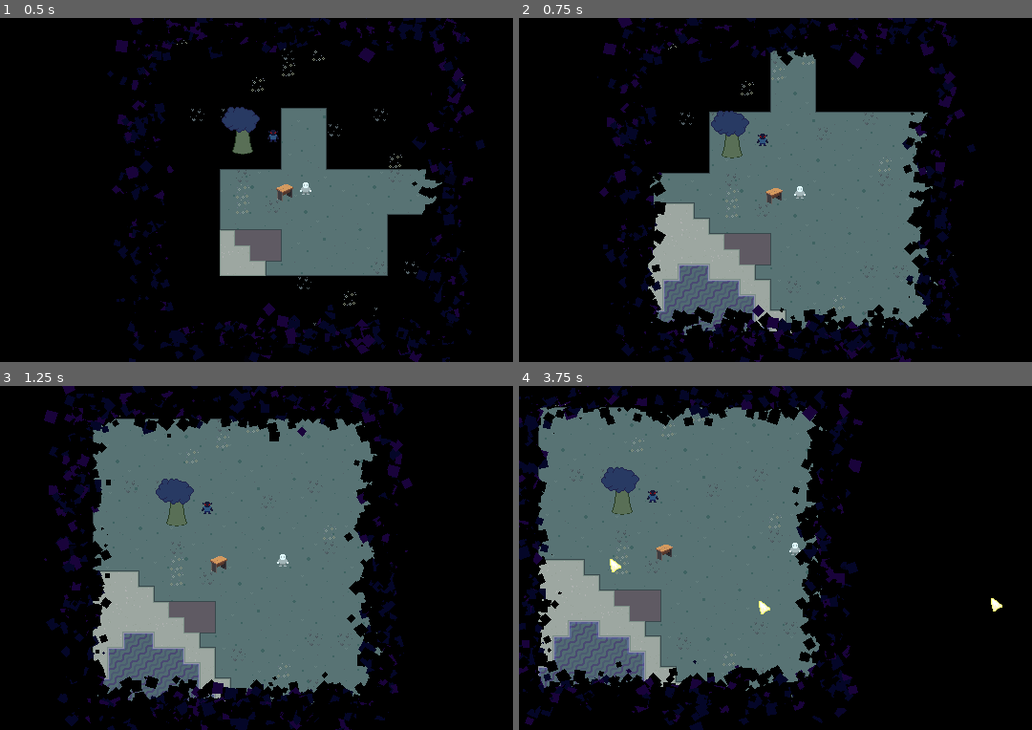
Above: before the commit, frames 1-4 (two rows, left to right).
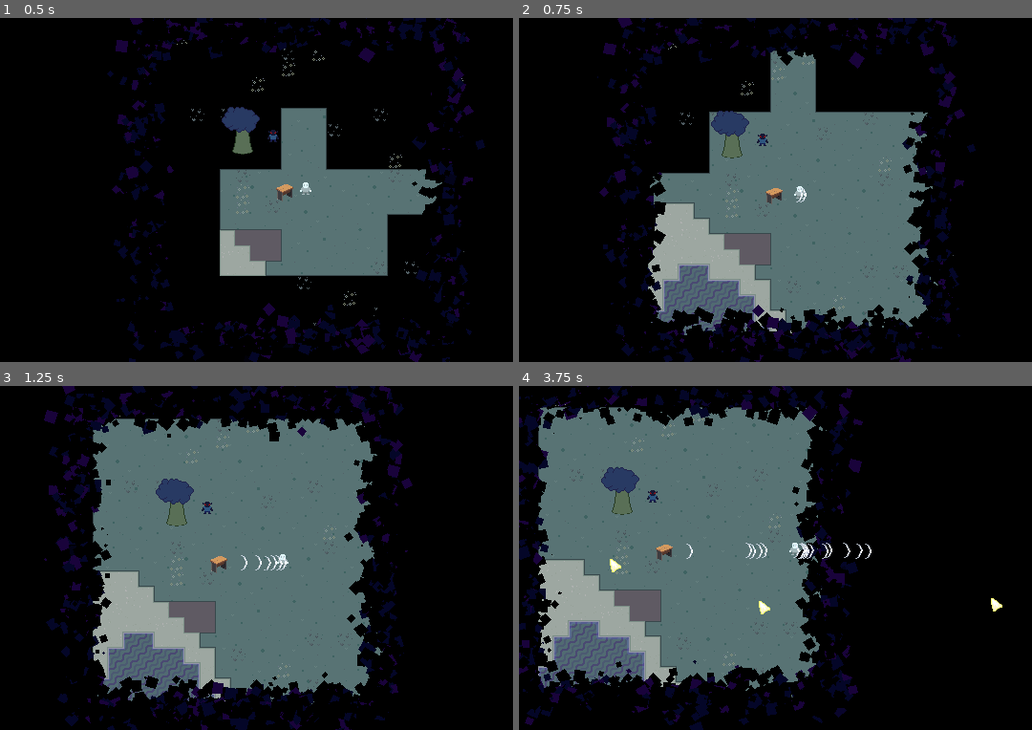
Above: after the commit, the same moments.

Repository: TimoRoggel/EverDark
Game: Godot game, scene res://scenes/levels/world.tscn
Same seed, same stepped clock (60 frames per second), same inputs: the game is played once before the commit and once after it.
Inputs (mouse positions are in pixels of both pictures, inside the frame that each line leads up to):
- Up to frame 1 (0.5 s): no input
- Up to frame 2 (0.75 s): move the mouse to (960, 172) at 0.52 s; press the mouse at (960, 172) at 0.53 s; hold D (right) from 0.53 s (still down)
- Up to frame 3 (1.25 s): keep holding D (right)
- Up to frame 4 (3.75 s): release D (right) at 1.25 s; release the mouse at (960, 540) at 1.25 s; drag from (703, 575) to (898, 544) at 1.27 s; move the mouse to (888, 482) at 2.02 s; hold D (right) 2.03-2.75 s; hold Right mouse button (secondary_attack) 2.03-2.75 s; drag from (796, 626) to (852, 564) at 2.77 s; move the mouse to (1006, 609) at 3.52 s; press the mouse at (1006, 609) at 3.53 s; hold A (left) from 3.53 s (still down)

Frame 1 is identical in both runs. In frame 2, less than 0.1% of the frame differs, in the area x 54-57%, y 49-54%; in frame 3, 0.1%; in frame 4, 0.3%, in the area x 32-69%, y 45-51%.
Error before the commit: Parse Error: Identifier "UIManager" not declared in the current scope. (res://scripts/components/spawn_attack_component.gd:32)

Commit message:
merge conflict fixes

Diff:
--- a/scripts/components/spawn_attack_component.gd
+++ b/scripts/components/spawn_attack_component.gd
@@ -29,8 +29,6 @@
 		add_child(sound_player)
 
 func _update(delta: float) -> void:
-	if UIManager.paused:
-		return
 	attack_timeout -= delta
 	if attacking:
 		try_attack()
Not shown, added: scripts/components/spawn_projectile_component.gd.uid
